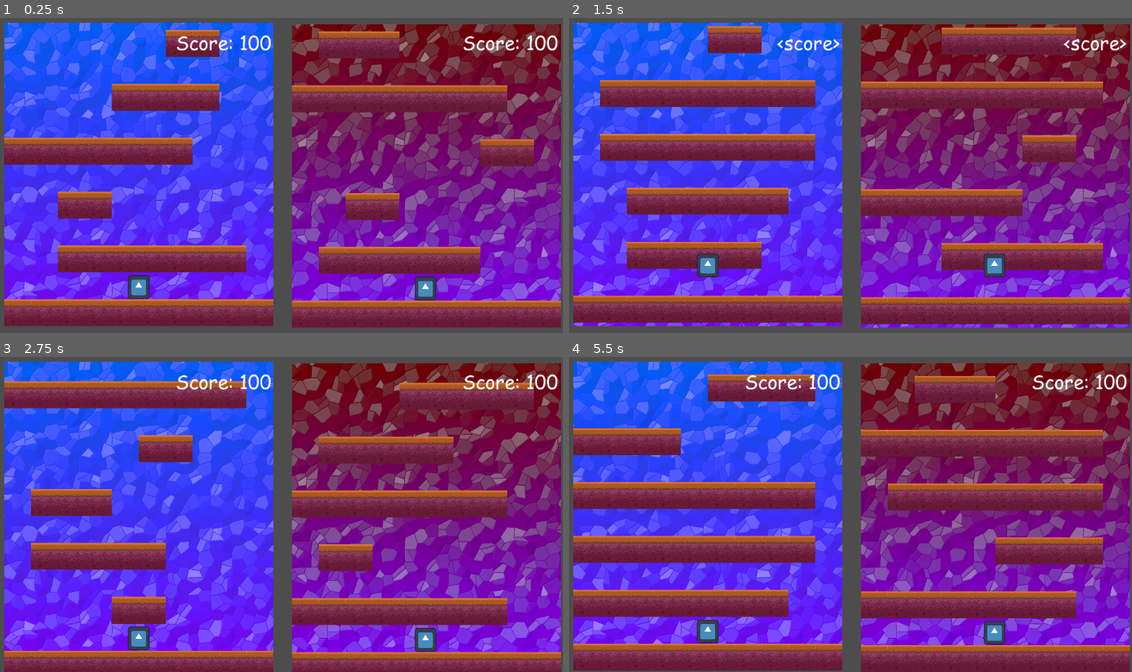
Above: before the commit, frames 1-4 (two rows, left to right).
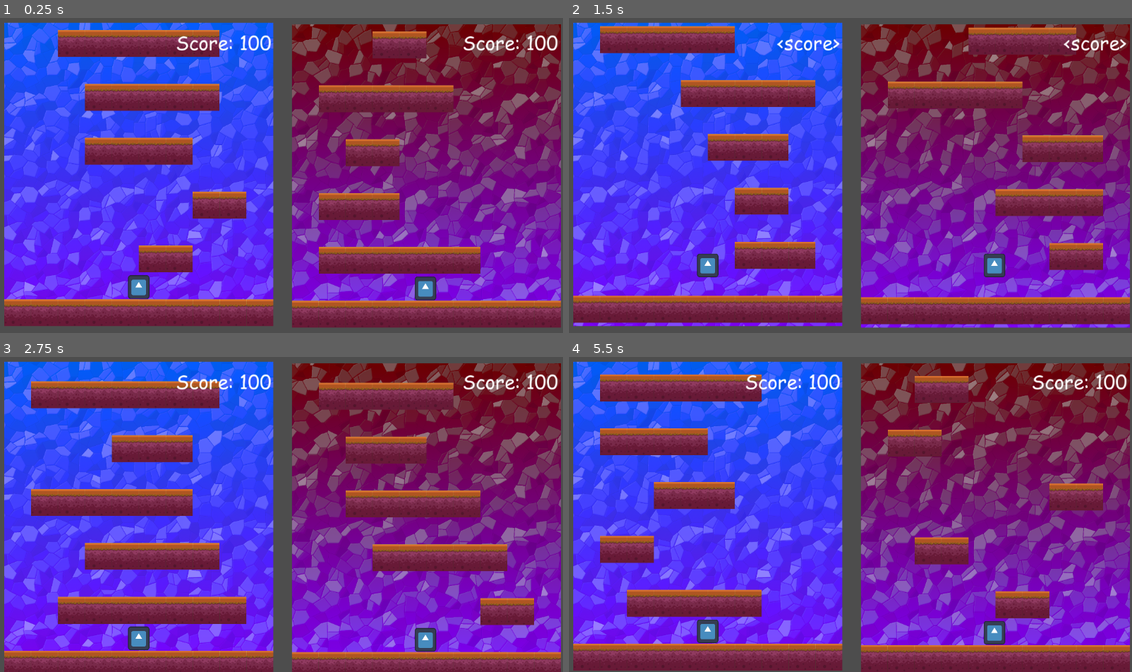
Above: after the commit, the same moments.

Repository: LegacyMD/xd_tower
Game: Godot game, scene res://scenes/root_scene.tscn
The game is run twice, just before and just after one commit, with the same random seed, the same clock (stepped at 60 frames per second) and the same inputs. The engine's default icon, where the game draws it, is replaced by a stand-in: a white triangle on a blue panel in a dark square.
Inputs:
- Up to frame 1 (0.25 s): no input
- Up to frame 2 (1.5 s): hold R 0.53-1.28 s; tap R at 1.35 s
- Up to frame 3 (2.75 s): hold R from 2.03 s (still down)
- Up to frame 4 (5.5 s): release R at 2.78 s; tap R at 2.85, 4.35 s; hold R 3.53-4.28 s; hold R from 5.03 s (still down)

The runs differ from the first frame. In frame 1, 11% of the frame differs, in the area x 0-95%, y 3-90%; in frame 2, 16%; in frame 3, 16%; in frame 4, 20%, in the area x 0-95%, y 5-83%.

Commit message:
Improve platform length generating algorithm

Diff:
--- a/scenes/platform_spawner.gd
+++ b/scenes/platform_spawner.gd
@@ -36,10 +36,31 @@
         var instance = _create_tile(tile, c, row, tile_size, player_view_rect)
         root.add_child.call_deferred(instance)
 
+# Function to generate a sample from an approximate normal distribution
+func normal_distribution(mean: float, standard_deviation: float) -> float:
+    # Sum 12 random values to approximate a normal distribution
+    var sum = 0.0
+    for i in range(12):
+        sum += randf()
+
+    # Adjust the sum to have the desired mean and standard deviation
+    var result = mean + standard_deviation * (sum - 6.0)
+    return result
+
 func _generate_platform_size_and_offset(tiles_in_a_row):
-    var platform_length = max(randi() % tiles_in_a_row, Settings.MIN_ROW_LENGTH)
-    var offset_range = tiles_in_a_row - platform_length
-    var platform_offset = randi() % offset_range
+    # Leave empty sides, so that platform doesnt touch the well
+    var MAX_ROW_LENGTH = tiles_in_a_row - 2
+    # mean and standard deviation for samplon
+    var mean = (MAX_ROW_LENGTH - Settings.MIN_ROW_LENGTH) / 2
+    var standard_deviation = 2
+    # Sample platform length, round down and convert to int
+    var platform_length = ceili(normal_distribution(mean, standard_deviation))
+    platform_length = max(platform_length, Settings.MIN_ROW_LENGTH)
+    platform_length = min(platform_length, MAX_ROW_LENGTH)
+    # -1 makes sure that the platform won't be long enough to touch the right wall
+    var offset_range = tiles_in_a_row - platform_length - 1
+    # + 1 makes sure that the left side doesn't touch the left wall
+    var platform_offset = randi() % offset_range + 1
     return { platform_offset = platform_offset, platform_length = platform_length}
 
 func _fill_platform_tiles(platform_offset, platform_length, root, tile, row, tile_size, player_view_rect):
